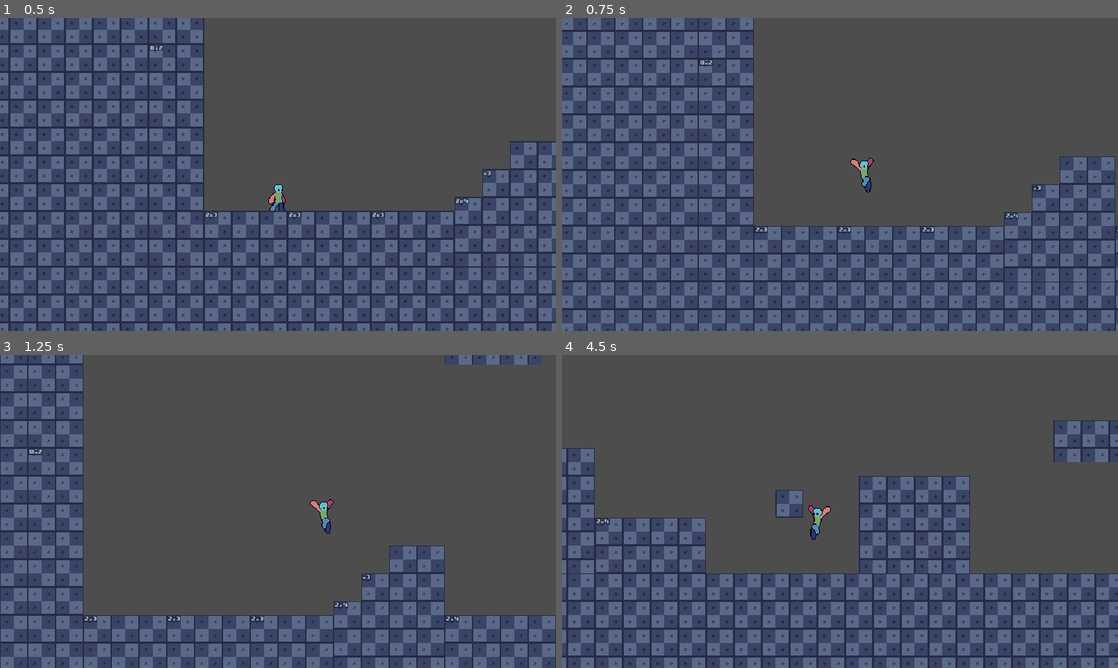
Above: before the commit, frames 1-4 (two rows, left to right).
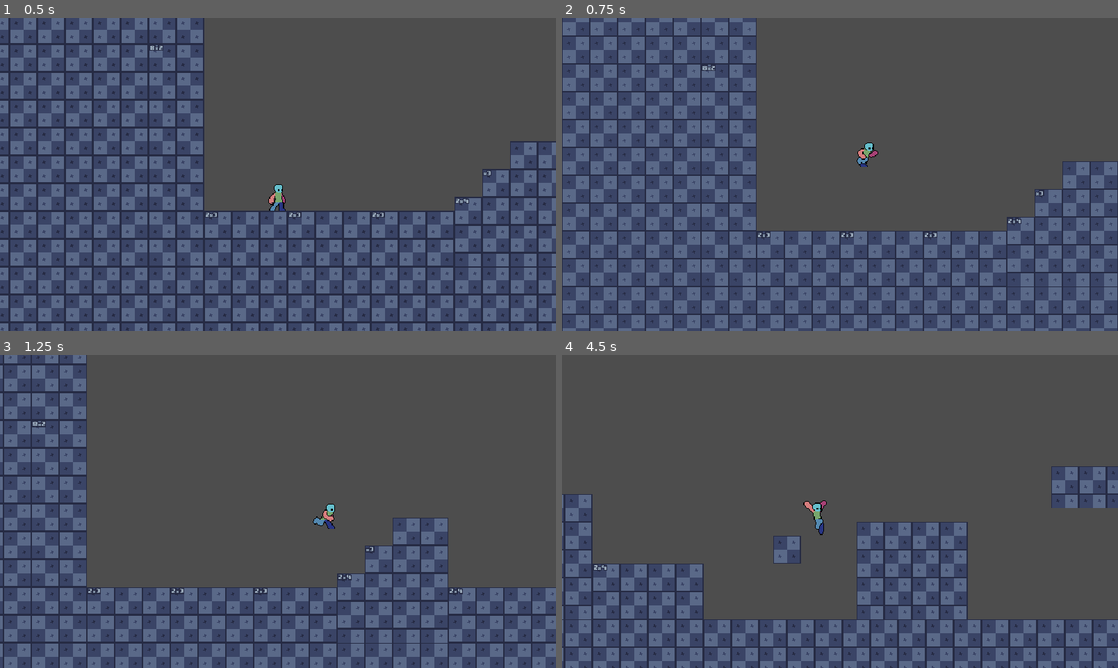
Above: after the commit, the same moments.

Repository: MattDev97/ProjectDelivery
Game: Godot game, scene res://Main.tscn
Two runs of this game, one before a commit and one after it. Both use one fixed random seed, a clock stepped at 60 frames per second and the inputs below.
Inputs:
- Up to frame 1 (0.5 s): no input
- Up to frame 2 (0.75 s): hold D (move_right) from 0.53 s (still down); tap Space (jump) at 0.6 s
- Up to frame 3 (1.25 s): keep holding D (move_right); tap Space (jump) at 0.77, 1.07 s
- Up to frame 4 (4.5 s): tap Space (jump) at 1.35, 1.52, 1.82, 2.1, 2.85, 3.02, 3.32, 3.6, 3.77, 4.07, 4.35 s; release D (move_right) at 2.03 s; hold A (move_left) 2.03-2.78 s; hold D (move_right) 2.78-4.28 s; hold A (move_left) from 4.28 s (still down)

Frame 1 is identical in both runs. In frame 2, 35% of the frame differs, in the area x 0-100%, y 0-100%; in frame 3, 21%; in frame 4, 39%, in the area x 0-100%, y 20-100%.

Commit message:
Added Air and Ground states.  Need to refactor movement/jump components into Air/Ground state machine

Diff:
--- a/scenes/components/advanced_jump_component.gd
+++ b/scenes/components/advanced_jump_component.gd
@@ -16,34 +16,23 @@
 	return body.is_on_floor() and not last_frame_on_floor and is_jumping
 
 func is_allowed_to_jump(body: CharacterBody2D, want_to_jump: bool) -> bool:
-	return want_to_jump and (body.is_on_floor() or not coyote_timer.is_stopped())
-
-func handle_jump(body: CharacterBody2D, want_to_jump: bool, jump_released: bool) -> void:
-	if has_just_landed(body):
-		is_jumping = false
-
-	if is_allowed_to_jump(body, want_to_jump):
-		jump(body)
-
-	handle_coyote_time(body)
-	handle_jump_buffer(body, want_to_jump)
-	handle_variable_jump_height(body, jump_released)
-
-	is_going_up = body.velocity.y < 0 and not body.is_on_floor()
-	last_frame_on_floor = body.is_on_floor()
+	return want_to_jump and (
+			(body.is_on_floor() or not coyote_timer.is_stopped())
+				and
+			body.get_node("CharacterStateMachine").check_if_can_jump()
+		)
 
 func has_just_stepped_off_ledge(body: CharacterBody2D) -> bool:
-	return not body.is_on_floor() and last_frame_on_floor and not is_jumping
+	return not body.is_on_floor() and last_frame_on_floor
 
-func handle_coyote_time(body: CharacterBody2D) -> void:
-	if has_just_stepped_off_ledge(body):
-		coyote_timer.start()
+func start_coyote_timer(body: CharacterBody2D) -> void:
+	coyote_timer.start()
 
-	if not coyote_timer.is_stopped() and not is_jumping:
-		body.velocity.y = 0
+func is_coyote_timer_running():
+	return not coyote_timer.is_stopped()
 
 func handle_variable_jump_height(body: CharacterBody2D, jump_released: bool) -> void:
-	if jump_released and is_going_up:
+	if jump_released and char_is_going_up:
 		body.velocity.y = 0
 
 func jump(body: CharacterBody2D) -> void:
@@ -58,3 +47,10 @@
 
 	if body.is_on_floor() and not jump_buffer_timer.is_stopped():
 		jump(body)
+
+
+func set_last_frame_on_floor(body: CharacterBody2D):
+	last_frame_on_floor = body.is_on_floor()
+
+func char_is_going_up(body: CharacterBody2D):
+	return body.velocity.y < 0 and not body.is_on_floor()
--- a/scenes/components/movement_component.gd
+++ b/scenes/components/movement_component.gd
@@ -4,16 +4,18 @@
 @export_subgroup("Settings")
 @export var speed: float = 300
 @export var ground_accel_speed: float = 50.0
-@export var ground_decel_speed: float = 45.0
+@export var ground_decel_speed: float = 70.0
 @export var air_accel_speed: float = 50.0
 @export var air_decel_speed: float = 45.0
 
 
 func handle_horizontal_movement(body: CharacterBody2D, direction: float) -> void:
+
 	var velocity_change_speed: float = 0.0
 	if body.is_on_floor():
 		velocity_change_speed = ground_accel_speed if direction != 0 else ground_decel_speed
 	else:
 		velocity_change_speed = air_accel_speed if direction != 0 else air_decel_speed
 
-	body.velocity.x = move_toward(body.velocity.x, direction * speed, velocity_change_speed)
+	if  body.get_node("CharacterStateMachine").check_if_can_move():
+		body.velocity.x = move_toward(body.velocity.x, direction * speed, velocity_change_speed)
--- a/scenes/player/Player.tscn
+++ b/scenes/player/Player.tscn
@@ -12,14 +12,15 @@
 [ext_resource type="PackedScene" uid="uid://44d4hx5abgvi" path="res://scenes/components/animation_component.tscn" id="10_7oing"]
 [ext_resource type="PackedScene" uid="uid://cvatfdkchnop2" path="res://scenes/components/jump_component.tscn" id="11_5stf6"]
 [ext_resource type="PackedScene" uid="uid://cybaqaepqsu8" path="res://scenes/components/advanced_jump_component.tscn" id="12_180ig"]
+[ext_resource type="Script" uid="uid://fiaq6np0wfbp" path="res://scenes/player/character_state_machine.gd" id="13_20koh"]
+[ext_resource type="Script" uid="uid://d1rvctk2gowqy" path="res://scenes/player/running_state.gd" id="16_pi3ps"]
+[ext_resource type="Script" uid="uid://dx5r6aspfrw10" path="res://scenes/player/ground_state.gd" id="16_v5i4m"]
+[ext_resource type="Script" uid="uid://enk6ftwhrebu" path="res://scenes/player/air_state.gd" id="20_p1lr0"]
+[ext_resource type="Script" uid="uid://s4nhvb0s0jgc" path="res://scenes/player/landing_state.gd" id="21_ro0t8"]
 
 [sub_resource type="AtlasTexture" id="AtlasTexture_mlfor"]
 atlas = ExtResource("2_aqcbf")
 region = Rect2(0, 0, 128, 128)
-
-[sub_resource type="AtlasTexture" id="AtlasTexture_2m0d2"]
-atlas = ExtResource("2_aqcbf")
-region = Rect2(128, 0, 128, 128)
 
 [sub_resource type="AtlasTexture" id="AtlasTexture_8nth8"]
 atlas = ExtResource("3_gskgj")
@@ -142,9 +143,6 @@
 "frames": [{
 "duration": 1.0,
 "texture": SubResource("AtlasTexture_mlfor")
-}, {
-"duration": 1.0,
-"texture": SubResource("AtlasTexture_2m0d2")
 }],
 "loop": false,
 "name": &"crouch",
@@ -220,7 +218,7 @@
 }],
 "loop": true,
 "name": &"jump",
-"speed": 10.0
+"speed": 15.0
 }, {
 "frames": [{
 "duration": 1.0,
@@ -275,7 +273,7 @@
 sprite_frames = SubResource("SpriteFrames_yu5hk")
 animation = &"jump"
 autoplay = "idle"
-frame_progress = 0.79664254
+frame_progress = 0.9518906
 
 [node name="Idle Col" type="CollisionShape2D" parent="."]
 position = Vector2(0, -15)
@@ -293,3 +291,23 @@
 [node name="JumpComponent" parent="." instance=ExtResource("11_5stf6")]
 
 [node name="AdvancedJumpComponent" parent="." instance=ExtResource("12_180ig")]
+
+[node name="CharacterStateMachine" type="Node" parent="." node_paths=PackedStringArray("character", "current_state")]
+script = ExtResource("13_20koh")
+character = NodePath("..")
+current_state = NodePath("GroundState")
+
+[node name="GroundState" type="Node" parent="CharacterStateMachine"]
+script = ExtResource("16_v5i4m")
+
+[node name="Running" type="Node" parent="CharacterStateMachine"]
+script = ExtResource("16_pi3ps")
+
+[node name="Ground" type="Node" parent="CharacterStateMachine"]
+script = ExtResource("16_v5i4m")
+
+[node name="Air" type="Node" parent="CharacterStateMachine"]
+script = ExtResource("20_p1lr0")
+
+[node name="Landing" type="Node" parent="CharacterStateMachine"]
+script = ExtResource("21_ro0t8")
--- /dev/null
+++ b/scenes/player/air_state.gd
@@ -0,0 +1,26 @@
+extends State
+class_name AirState
+
+func state_process(delta):
+	character.movement_component.handle_horizontal_movement(
+		character,
+		character.input_component.input_horizontal
+	)
+
+	character.jump_component.handle_jump_buffer(
+		character,
+		character.input_component.get_jump_input()
+	)
+
+	if(character.is_on_floor()):
+		character.set_next_state("Ground")
+	pass
+
+func state_input(event):
+	character.jump_component.handle_variable_jump_height(
+		character,
+		character.input_component.get_jump_input_released()
+	)
+
+func is_going_up(delta):
+	return character.velocity.y < 0 and not character.is_on_floor()
--- /dev/null
+++ b/scenes/player/character_state_machine.gd
@@ -0,0 +1,42 @@
+extends Node
+
+class_name CharacterStateMachine
+
+@export var character : CharacterBody2D
+@export var current_state : State
+
+var states : Array[State]
+
+func _ready():
+	for child in get_children():
+		if(child is State):
+			states.append(child)
+
+			child.character = character
+		else:
+			push_warning("Child " + child.name + " is not a state for CharacterStateMachine.")
+
+func _physics_process(delta: float) -> void:
+	if(current_state.next_state != null):
+		switch_states(current_state.next_state)
+
+	current_state.state_process(delta)
+
+func check_if_can_move():
+	return current_state.can_move
+
+func check_if_can_jump():
+	return current_state.can_jump
+
+func switch_states(new_state : State):
+
+	if(current_state != null):
+		# Makes sure that if we enter new state, old state is cleared
+		current_state.on_exit()
+		current_state.next_state = null
+
+	current_state = new_state
+	current_state.on_enter()
+
+func _input(event : InputEvent):
+	current_state.state_input(event)
--- /dev/null
+++ b/scenes/player/crouching_state.gd
@@ -0,0 +1,3 @@
+extends State
+
+class_name CrouchingState
--- /dev/null
+++ b/scenes/player/ground_state.gd
@@ -0,0 +1,28 @@
+extends State
+class_name GroundState
+
+func state_process(delta):
+	character.movement_component.handle_horizontal_movement(
+		character,
+		character.input_component.input_horizontal
+	)
+
+	character.jump_component.handle_jump_buffer(
+		character,
+		character.input_component.get_jump_input()
+	)
+
+	if character.jump_component.has_just_stepped_off_ledge(character):
+		character.jump_component.start_coyote_timer(character)
+
+	if !character.is_on_floor() && !character.jump_component.is_coyote_timer_running():
+		character.set_next_state("Air")
+
+	character.jump_component.set_last_frame_on_floor(character)
+
+func state_input(event):
+	if character.jump_component.is_allowed_to_jump(
+		character,
+		character.input_component.get_jump_input()
+	):
+		character.jump_component.jump(character)
--- a/scenes/player/player.gd
+++ b/scenes/player/player.gd
@@ -18,15 +18,21 @@
 @export var animation_component: AnimationComponent
 @export var jump_component: AdvancedJumpComponent
 
-func _ready():
-	current_state = State.Idle
+@onready var state_machine: CharacterStateMachine = $CharacterStateMachine
 
 func _physics_process(delta) -> void:
 	gravity_component.handle_gravity(self, delta)
-	movement_component.handle_horizontal_movement(self, input_component.input_horizontal)
-	jump_component.handle_jump(self, input_component.get_jump_input(), input_component.get_jump_input_released())
+	#movement_component.handle_horizontal_movement(self, input_component.input_horizontal)
+	#jump_component.handle_jump(self, input_component.get_jump_input(), input_component.get_jump_input_released())
 
-	animation_component.handle_move_animation(input_component.input_horizontal)
+
+	if is_on_floor():
+		animation_component.handle_move_animation(input_component.input_horizontal)
+
 	animation_component.handle_jump_animation(jump_component.is_going_up, gravity_component.is_falling)
 
 	move_and_slide()
+
+func set_next_state(nextStateName : String):
+	if state_machine.current_state != null:
+		state_machine.current_state.next_state = state_machine.get_node(nextStateName)
--- /dev/null
+++ b/scenes/player/state.gd
@@ -0,0 +1,25 @@
+extends Node
+
+
+class_name State
+
+@export var can_move : bool = true
+@export var can_jump : bool = true
+
+var character : CharacterBody2D
+var next_state : State
+
+func state_process(delta):
+	pass
+
+func state_input(event):
+	pass
+
+func run_state(event):
+	pass
+
+func on_enter():
+	pass
+
+func on_exit():
+	pass
Not shown: 1 places in scenes/player/Player.tscn that only renumber resources
Not shown, added: scenes/player/air_state.gd.uid
Not shown, added: scenes/player/character_state_machine.gd.uid
Not shown, added: scenes/player/crouching_state.gd.uid
Not shown, added: scenes/player/ground_state.gd.uid
Not shown, added: scenes/player/state.gd.uid
Not shown, changed: .DS_Store
Not shown, changed: assets/.DS_Store
